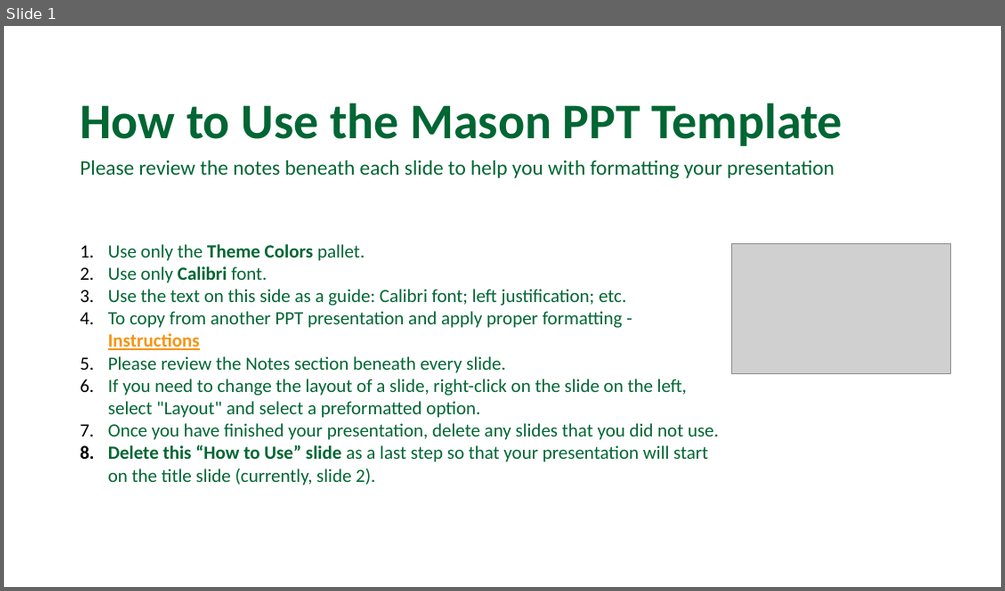
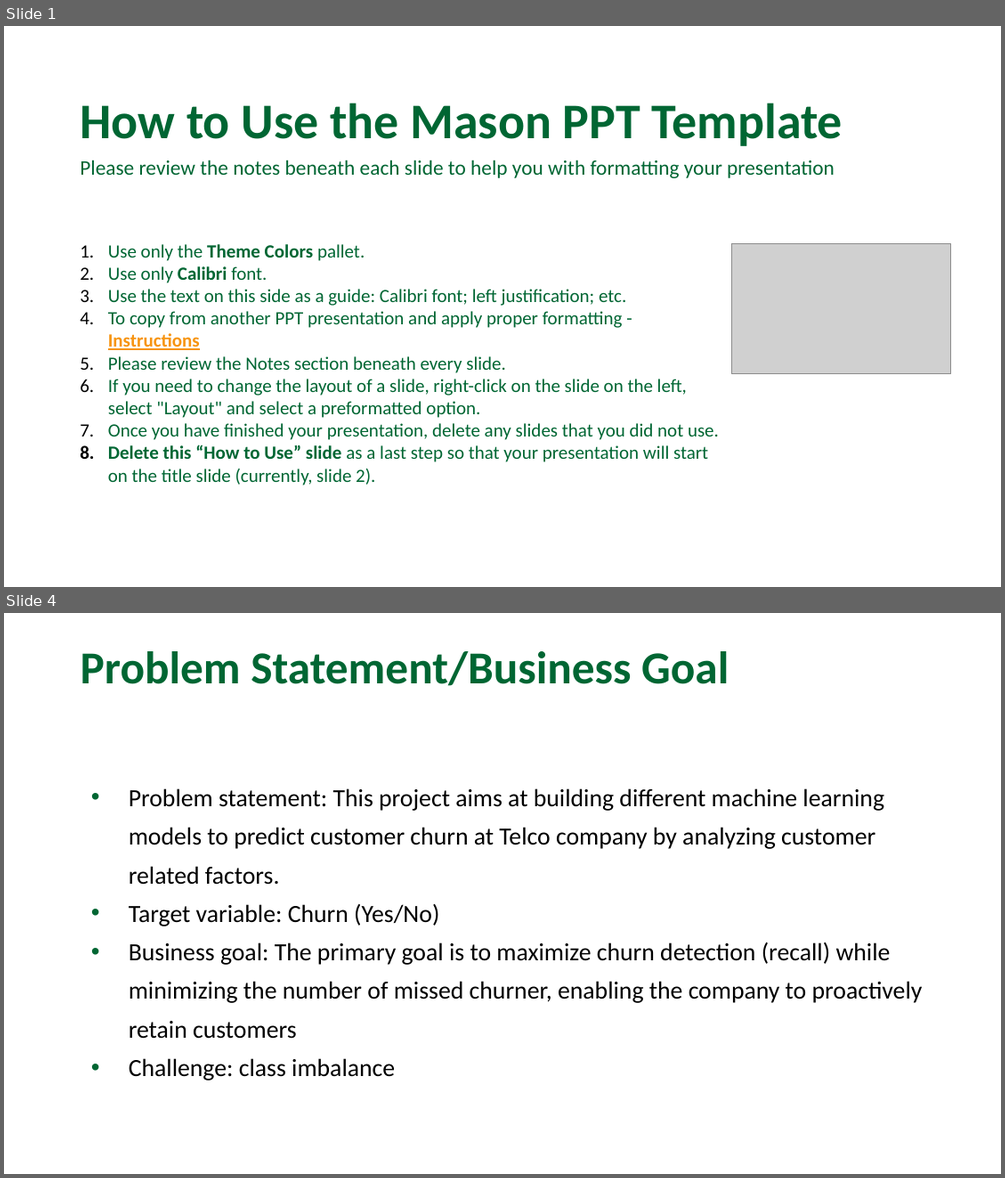
Before and after one commit to annguyenhuynh/AIT736-Team3, a slide deck: slides/AIT736_Final_Project_AnHuynh.pptx. Shown one above the other, each under a label of ours: slide 1 before the commit, slides 1 and 4 after it; the slides between them are not shown. The pictures are 1005x591 and 1005x1178 pixels, drawn with LibreOffice and Linux fonts; fonts in the diff are those of the drawing; grey boxes stand for pictures; background and template pictures are left out. Boxes give left, top, right and bottom in pixels: in the first picture for what was removed or moved away, otherwise in the second. Text is boxed around its words. In the diff, an @@ line names an element or a change of style, - is before the commit and + after.

```diff
--- a/slides/AIT736_Final_Project_AnHuynh.pptx
+++ b/slides/AIT736_Final_Project_AnHuynh.pptx
@@ slide 4 added at <box>4,613,1001,1174</box>, background picture (left out) @@
@@ title added at <box>81,651,728,686</box>, 44 pt, text #006633, bold @@
+Problem Statement/Business Goal
@@ text added at <box>129,788,922,1080</box>, 23.8 pt, text #000000 @@
+• Problem statement: This project aims at building different machine learning models to predict customer churn at Telco company by analyzing customer related factors.
+• Target variable: Churn (Yes/No)
+• Business goal: The primary goal is to maximize churn detection (recall) while minimizing the number of missed churner, enabling the company to proactively retain customers
+• Challenge: class imbalance
```
Also in this commit, not shown: 1 slide changed, 13 other slides added, 7 slides removed.
